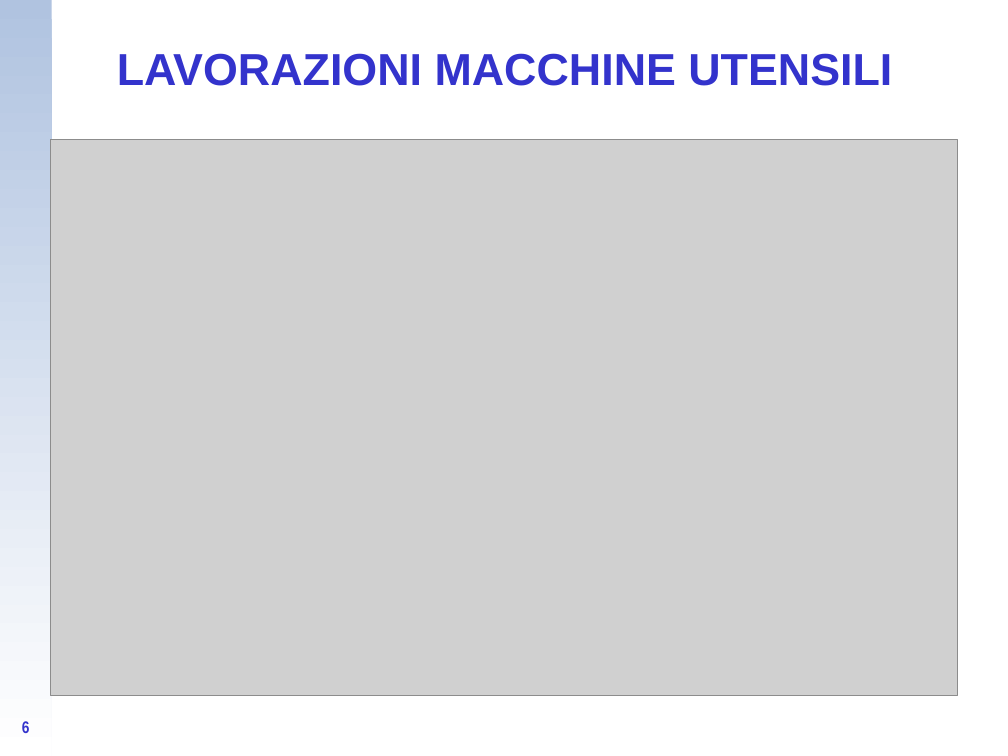
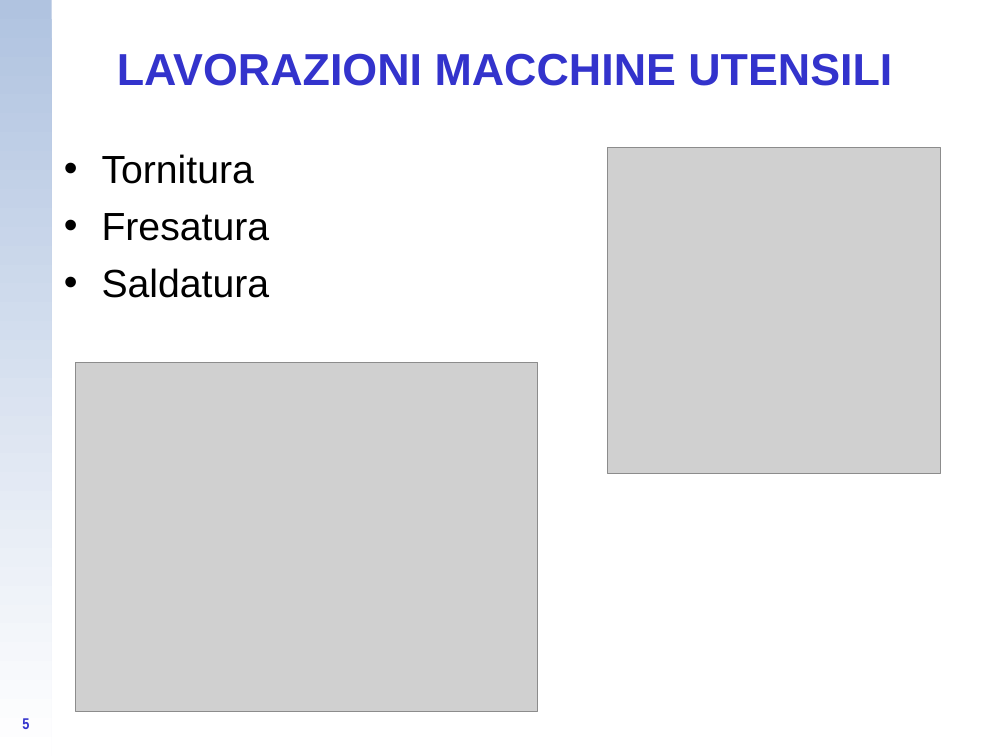
Before and after one commit to CampelloManuel/progetto-esame, a slide deck: slide 5 of tesina/Fusco Alberto.ppt (slide 6 before the commit). Drawn at 1008x756 pixels with LibreOffice and Linux fonts; fonts in the diff are those of the drawing; grey boxes stand for pictures; background and template pictures are left out. Boxes give left, top, right and bottom in pixels: in the first picture for what was removed or moved away, otherwise in the second. Text is boxed around its words. In the diff, an @@ line names an element or a change of style, - is before the commit and + after.

```diff
--- a/tesina/Fusco Alberto.ppt
+++ b/tesina/Fusco Alberto.ppt
@@ picture removed at [50,140,958,696] @@
@@ picture added at [607,148,940,474] @@
@@ text added at [102,154,270,298], 28 pt, text #000000 @@
+• Tornitura
+• Fresatura
+• Saldatura
@@ picture added at [76,362,538,712] @@
@@ page number at [22,718,29,729]: text changed; size 12 to 11.1 pt @@
-6
+5
```
Also in this commit, not shown: 4 other slides changed, 5 slides added, 5 slides removed.
